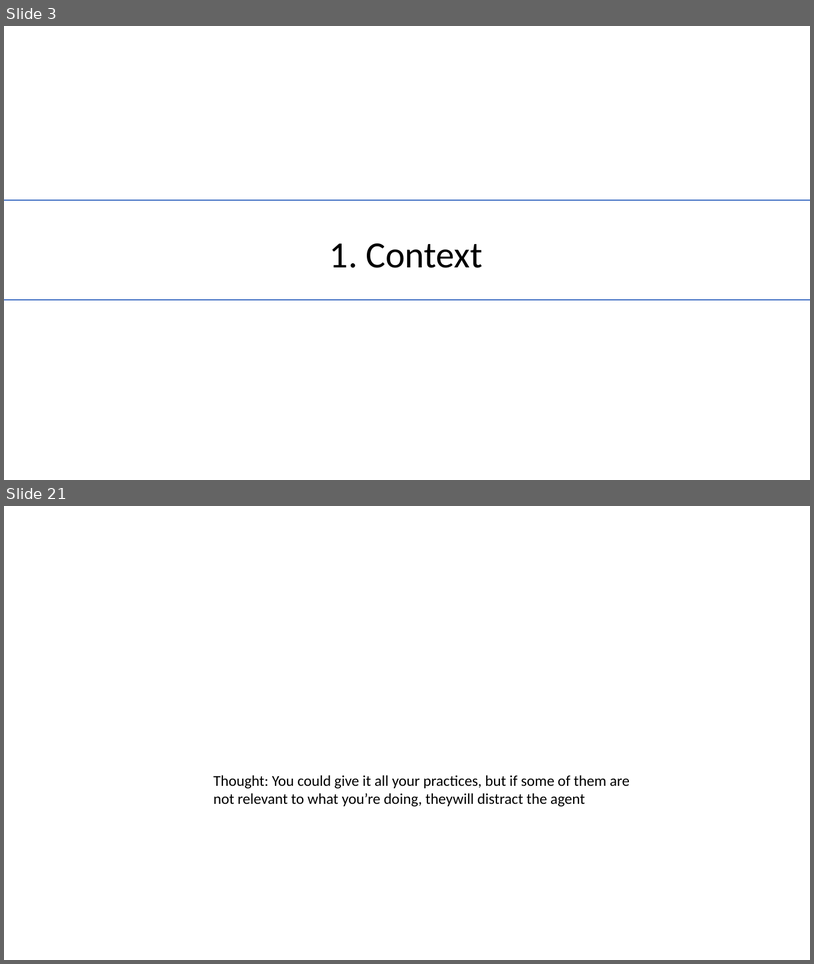
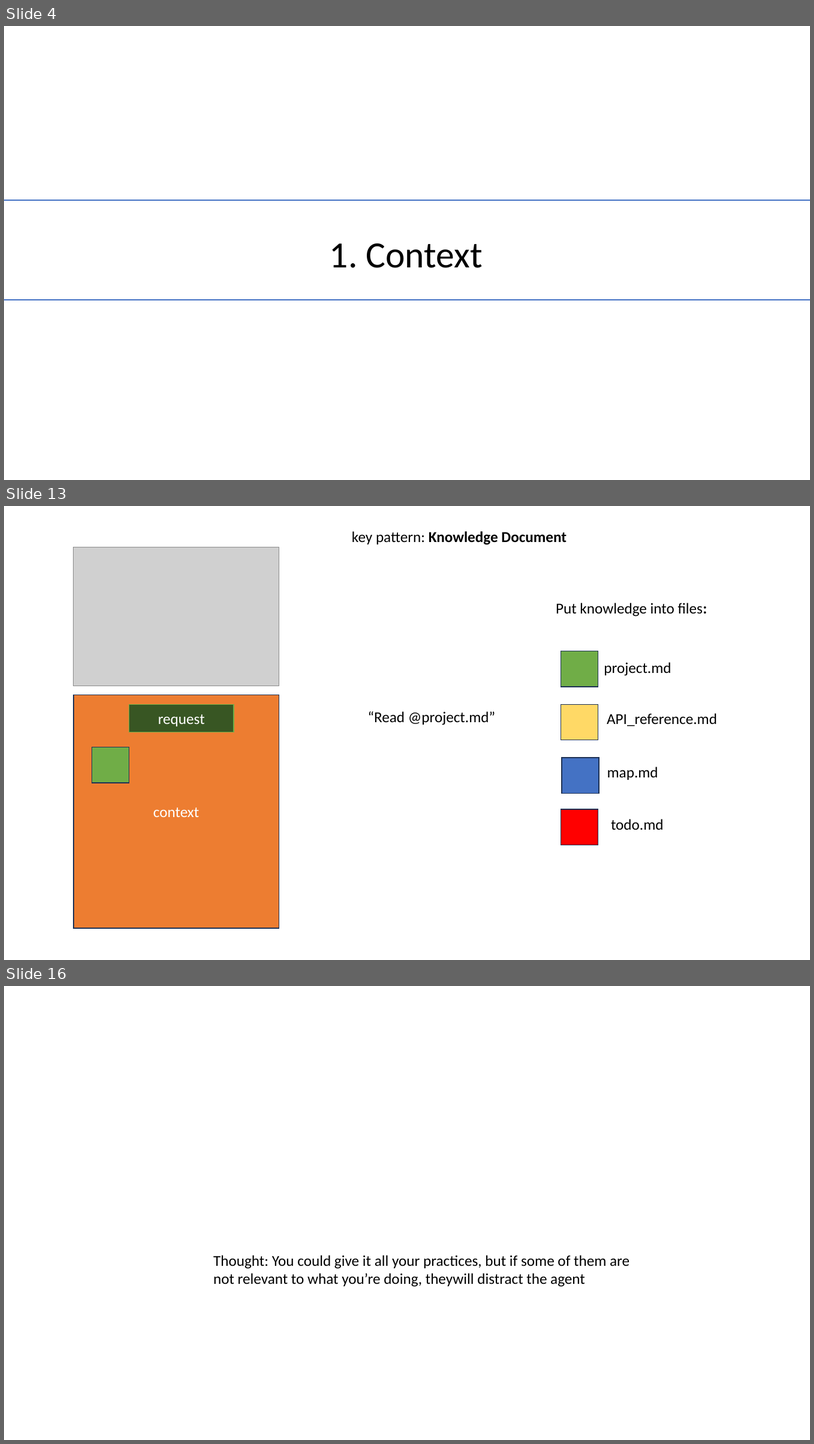
Before and after one commit to lexler/Talks, a slide deck: Slides/Core Patterns for Coding with AI.pptx. Shown one above the other, each under a label of ours: slides 3 and 21 before the commit, slides 4, 13 and 16 after it; the slides between them are not shown. The pictures are 814x964 and 814x1444 pixels, drawn with LibreOffice and Linux fonts; fonts in the diff are those of the drawing; grey boxes stand for pictures. Boxes give left, top, right and bottom in pixels: in the first picture for what was removed or moved away, otherwise in the second. Text is boxed around its words. In the diff, an @@ line names an element or a change of style, - is before the commit and + after.

```diff
--- a/Slides/Core Patterns for Coding with AI.pptx
+++ b/Slides/Core Patterns for Coding with AI.pptx
@@ slide 13 added at bbox=[4, 506, 810, 960], background #FFFFFF @@
@@ text added at bbox=[352, 531, 567, 545], 18 pt, text #000000, bold @@
+key pattern: Knowledge Document
@@ picture added at bbox=[74, 547, 279, 685] @@
@@ text added at bbox=[556, 603, 708, 616], 18 pt, text #000000 @@
+Put knowledge into files:
@@ rectangle added at bbox=[561, 651, 599, 687], fill #70AD47, outline #1E3256 1 pt @@
@@ text added at bbox=[604, 662, 671, 676], 18 pt, text #000000 @@
+project.md
@@ rectangle added at bbox=[74, 695, 279, 928], fill #ED7D31, outline #1E3256 1 pt, 18 pt, text #FFFFFF @@
+context
@@ rectangle added at bbox=[129, 705, 234, 732], fill #385723, outline #70AD47 1 pt, 18 pt, text #FFFFFF @@
+request
@@ text added at bbox=[368, 711, 495, 725], 18 pt, text #000000 @@
+“Read @project.md”
@@ rectangle added at bbox=[561, 705, 599, 740], fill #FFD966, outline #1E3256 1 pt @@
@@ text added at bbox=[607, 713, 717, 726], 18 pt, text #000000 @@
+API_reference.md
@@ rectangle added at bbox=[92, 747, 129, 783], fill #70AD47, outline #1E3256 1 pt @@
@@ rectangle added at bbox=[562, 757, 599, 793], fill #4472C4, outline #1E3256 1 pt @@
@@ text added at bbox=[608, 766, 659, 780], 18 pt, text #000000 @@
+map.md
@@ rectangle added at bbox=[561, 809, 599, 845], fill #FF0000, outline #1E3256 1 pt @@
@@ text added at bbox=[611, 819, 664, 829], 18 pt, text #000000 @@
+todo.md
@@ what was slide 3 is now slide 4 @@
@@ what was slide 21 is now slide 16 @@
```
Also in this commit, not shown: 1 slide changed, 10 other slides added, 16 slides removed.
